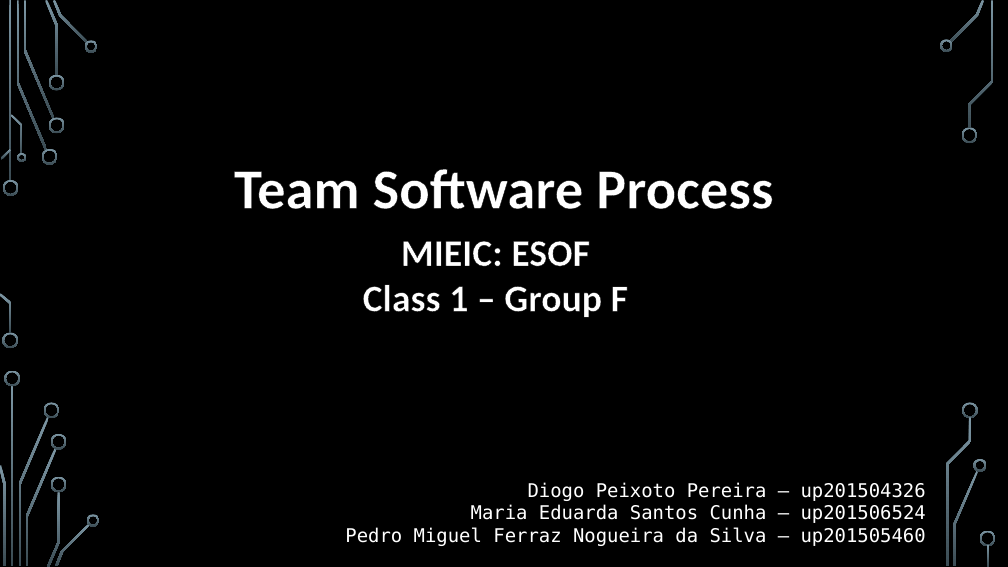
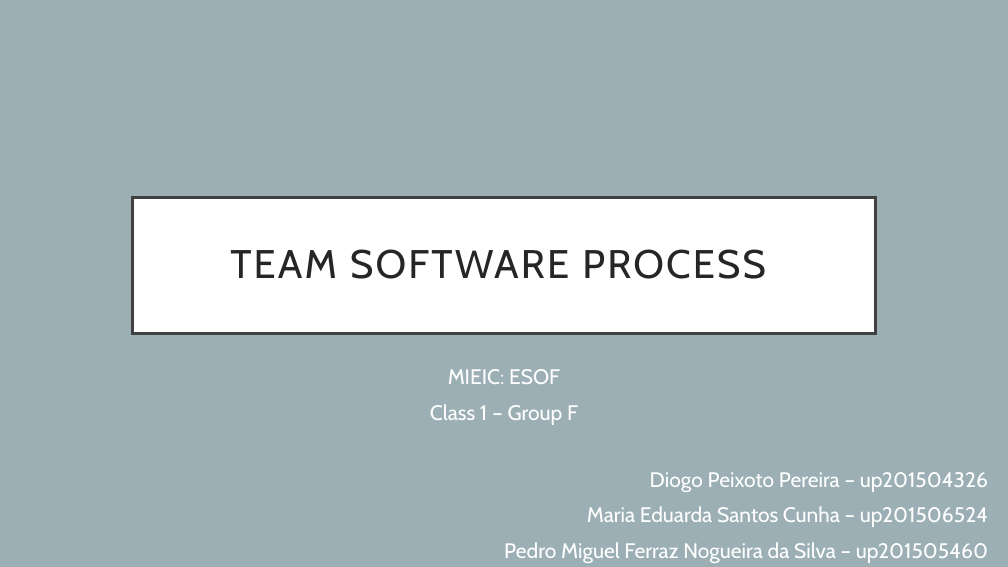
Before and after one commit to eduardamsc/FEUP-ESOF, a slide deck: slide 1 of Slide deck.pptx. Drawn at 1008x567 pixels with LibreOffice and Linux fonts; fonts in the diff are those of the drawing; background and template pictures are left out. Boxes give left, top, right and bottom in pixels: in the first picture for what was removed or moved away, otherwise in the second. Text is boxed around its words. In the diff, an @@ line names an element or a change of style, - is before the commit and + after.

```diff
--- a/Slide deck.pptx
+++ b/Slide deck.pptx
@@ background picture (left out) to #9BAFB5 @@
@@ title "TEAM SOFTWARE PROCESS": place and size @@
-title "TEAM SOFTWARE PROCESS" at [234, 169, 773, 209]
+title "TEAM SOFTWARE PROCESS" at [132, 197, 876, 333]
@@ title "TEAM SOFTWARE PROCESS" at [132, 197, 876, 333]: vertical alignment top to middle; fill none to #FFFFFF; outline none to #404040 3 pt @@
@@ title at [230, 249, 765, 279]: text changed; size 54 to 38 pt; font Calibri to Cabin; text colour #FFFFFF to #262626; bold off @@
-Team Software Process
+TEAM SOFTWARE PROCESS
@@ subtitle "MIEIC: ESOF": place and size @@
-subtitle "MIEIC: ESOF" at [363, 241, 628, 317]
+subtitle "MIEIC: ESOF" at [430, 369, 578, 425]
@@ subtitle "MIEIC: ESOF" at [430, 369, 578, 425]: size 36 to 20 pt, font Calibri to Cabin, letter outline #000000 0.75 pt to none, bold off; more space between paragraphs @@
@@ text "Diogo Peixoto Pereira – up201504326": place and size @@
-text "Diogo Peixoto Pereira – up201504326" at [345, 482, 926, 546]
+text "Diogo Peixoto Pereira – up201504326" at [504, 472, 988, 563]
@@ text "Diogo Peixoto Pereira – up201504326" at [504, 472, 988, 563]: size 18 to 20 pt, font DejaVu Sans Mono to Cabin; more space between paragraphs @@
@@ group removed at [0, 0, 996, 567]: 33 freeform shapes, 3 rectangles @@
```
Also in this commit, not shown: 9 other slides changed.
